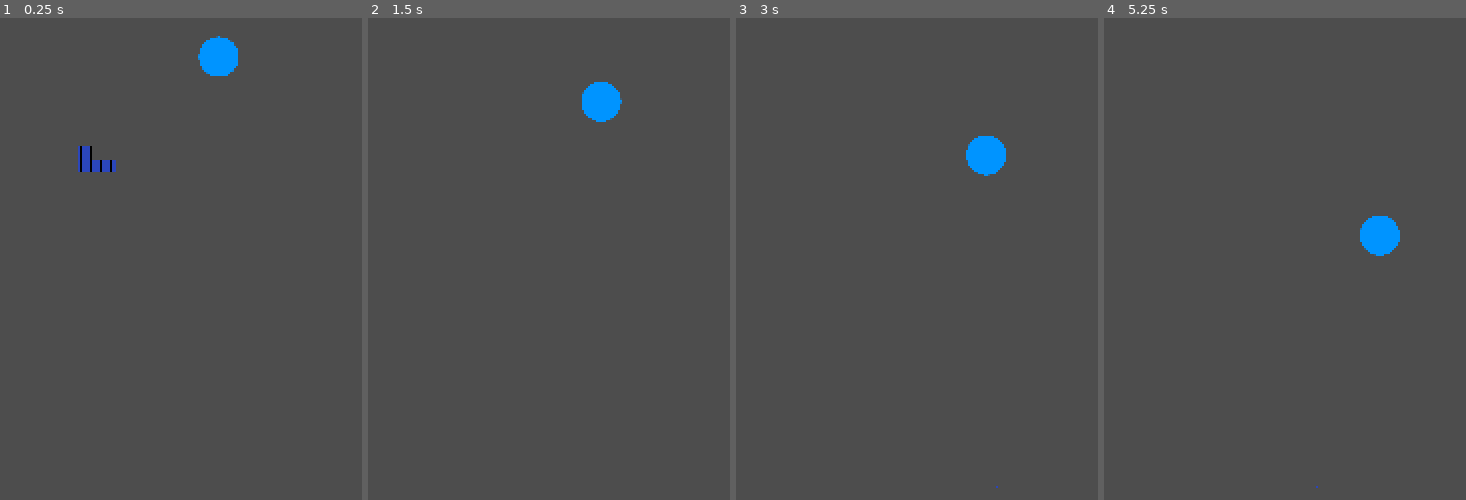
Above: before the commit, frames 1-4 (left to right).
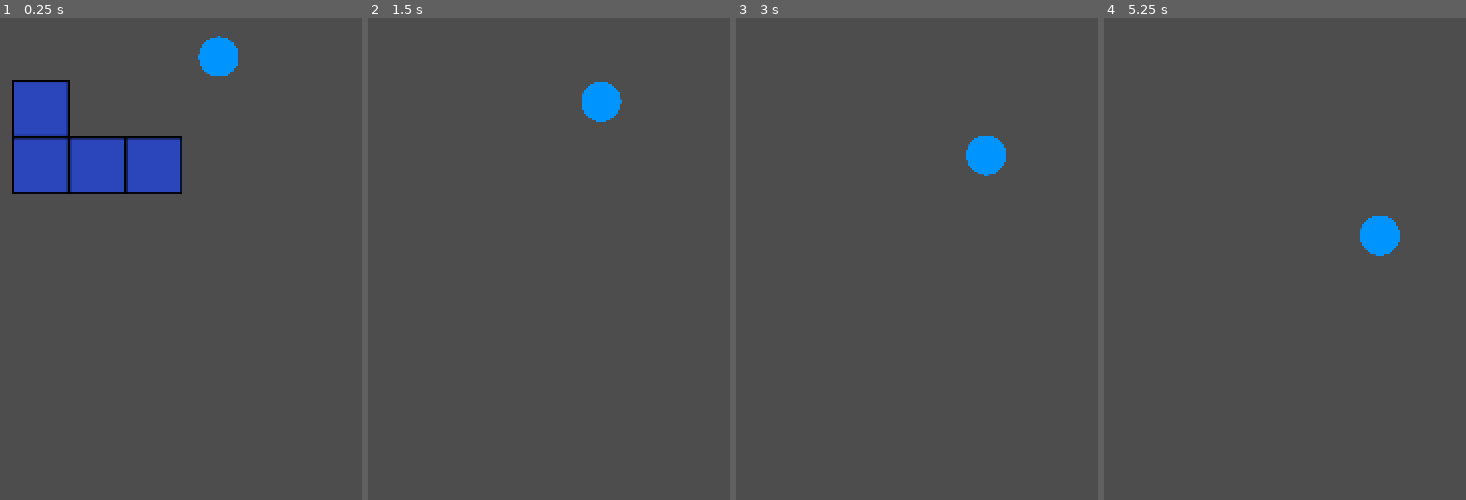
Above: after the commit, the same moments.

Repository: dadames/GMTK2024
Game: Godot game, scene res://Game/test_area.tscn
Two runs of this game, one before a commit and one after it. Both use one fixed random seed, a clock stepped at 60 frames per second and the inputs below. This scene is started directly instead of the project's main scene.
Inputs:
- Up to frame 1 (0.25 s): no input
- Up to frame 2 (1.5 s): hold Right (ui_right) 0.53-1.28 s; hold 0 0.53-1.28 s; hold Left (ui_left) from 1.28 s (still down); tap 0 at 1.35 s
- Up to frame 3 (3 s): tap Enter at 2 s; release Left (ui_left) at 2.03 s; hold 0 2.03-2.78 s; hold Right (ui_right) from 2.03 s (still down); tap 0 at 2.85 s
- Up to frame 4 (5.25 s): release Right (ui_right) at 3.53 s; hold 0 3.53-4.28 s; hold Left (ui_left) from 3.53 s (still down); tap 0 at 4.35 s; hold 0 from 5.03 s (still down)

The runs differ from the first frame. In frame 1, 7.2% of the frame differs, in the area x 3-51%, y 12-37%; in frame 2, nothing differs; in frame 3, less than 0.1%; in frame 4, less than 0.1%.

Commit message:
Change blocks to scale up rather than spawning more semi-bricks

Diff:
--- a/Game/Brick/brick_controller.gd
+++ b/Game/Brick/brick_controller.gd
@@ -21,7 +21,6 @@
 		elif !value && scale.x < 0:
 			scale.x *= -1
 		_ready()
-var brickScale := 10
 var fallSpeed := 10
 var isFalling := false
 signal falling()
@@ -36,7 +35,7 @@
 		position.y += delta * fallSpeed
 
 func initialize() -> void:
-	brickScale = get_tree().get_nodes_in_group("Level").front().levelScale
+	scale = scale.normalized() * 2 ** get_tree().get_nodes_in_group("Level").front().levelScale
 	var shape := BrickShape.new()
 	shape.shape = shapeType
 	set_shape(shape)
@@ -45,19 +44,7 @@
 	Utilities.clear_children(self)
 	var positions := shape.get_node_orientations()
 	for quadrantPosition: Vector2i in positions:
-		quadrantPosition *= brickScale
-		if brickScale == 1:
-			spawn_semibrick(quadrantPosition)
-		elif brickScale % 2 == 0:
-			var offset := brickScale / 2
-			for x: int in range(-offset, offset):
-				for y: int in range(-offset, offset):
-					spawn_semibrick(quadrantPosition + Vector2i(x * 2, y * 2))
-		else:
-			var offset := (brickScale - 1) / 2
-			for x: int in range(-offset, offset + 1):
-				for y: int in range(-offset, offset + 1):
-					spawn_semibrick(quadrantPosition + Vector2i(x * 2, y * 2))
+		spawn_semibrick(quadrantPosition)
 
 func spawn_semibrick(quadrantPosition: Vector2) -> void:
 	var semibrick: Node2D = semiBrickPrefab.instantiate()
--- a/Game/Brick/semi_brick.tscn
+++ b/Game/Brick/semi_brick.tscn
@@ -7,7 +7,7 @@
 size = Vector2(2, 2)
 
 [node name="SemiBrick" type="StaticBody2D"]
-collision_mask = 0
+collision_mask = 8
 script = ExtResource("1_4q7xf")
 
 [node name="Sprite2D" type="Sprite2D" parent="."]
--- a/Game/test_area.tscn
+++ b/Game/test_area.tscn
@@ -16,6 +16,7 @@
 
 [node name="Paddle" parent="." instance=ExtResource("1_3oi57")]
 position = Vector2(645, 608)
+scale = Vector2(0.03125, 0.03125)
 
 [node name="StaticBody2D" type="StaticBody2D" parent="."]
 physics_material_override = SubResource("PhysicsMaterial_wnjhu")
@@ -25,7 +26,6 @@
 
 [node name="Level" type="Node" parent="." groups=["Level"]]
 script = ExtResource("1_akrbi")
-scale = 10
 
 [node name="Brick" parent="Level" instance=ExtResource("4_03qye")]
 position = Vector2(545, 350)
